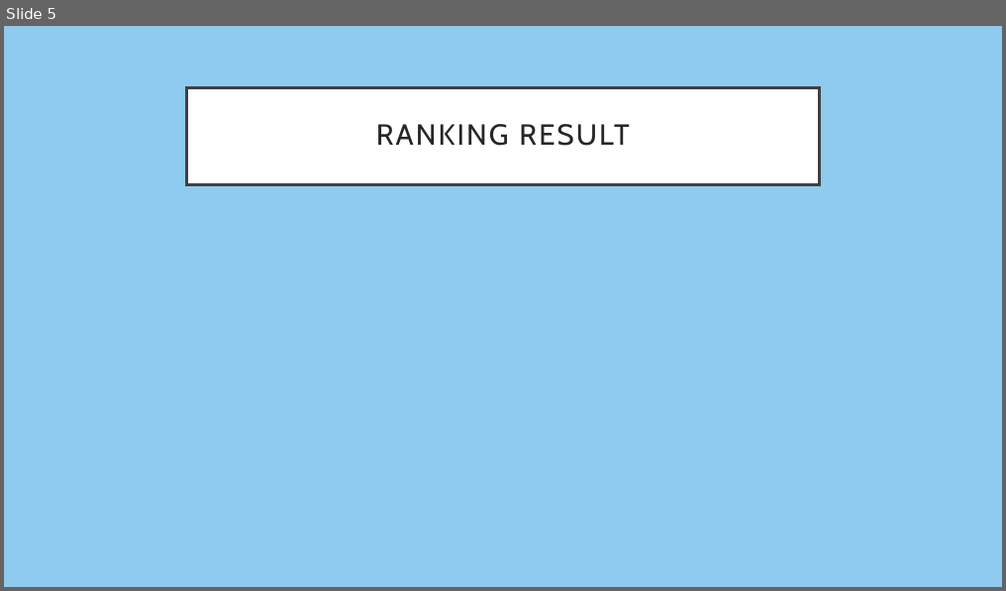
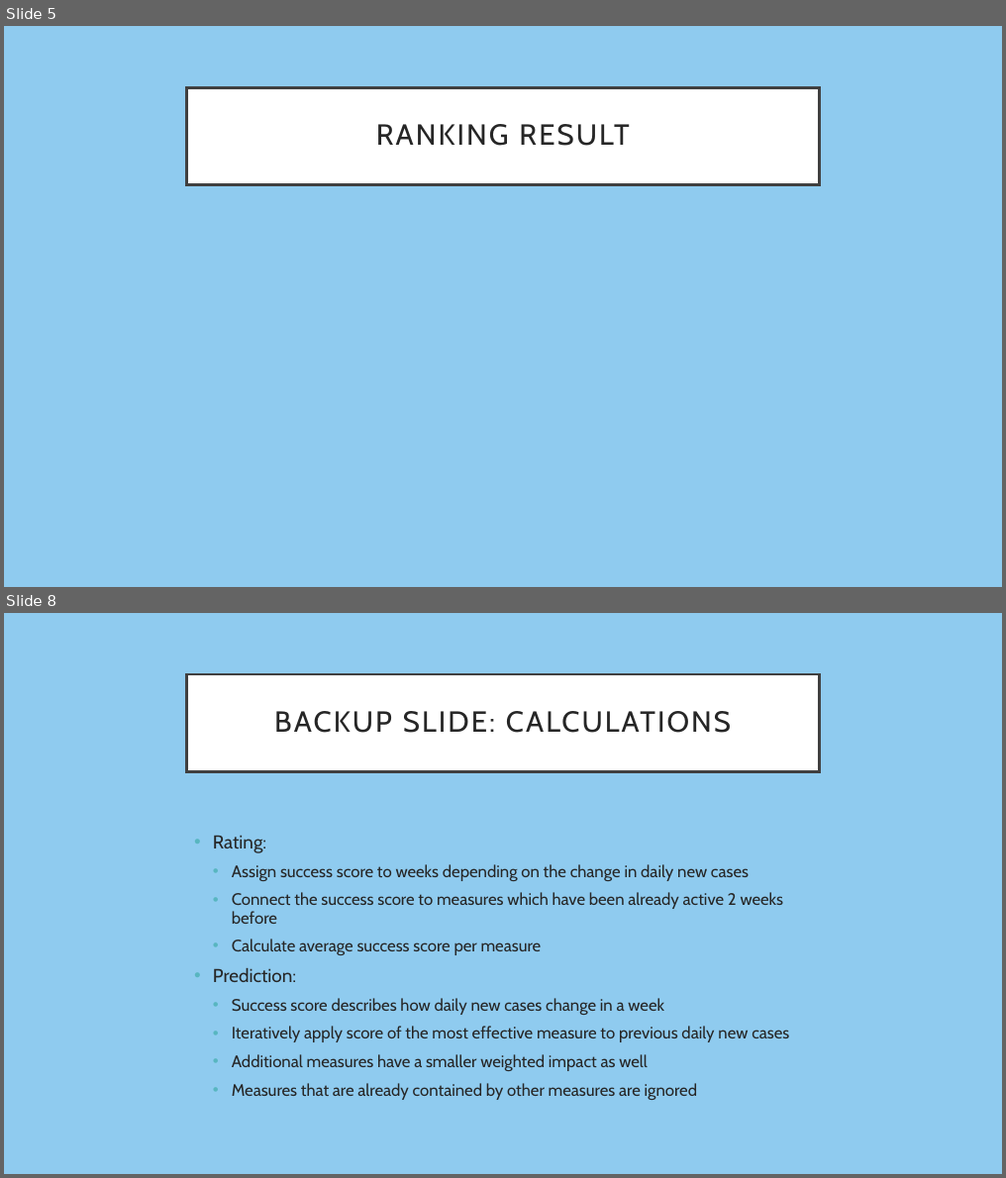
Before and after one commit to ChantalMP/All_The_Right_Measures, a slide deck: generated_data/analysis.pptx. Shown one above the other, each under a label of ours: slide 5 before the commit, slides 5 and 8 after it; the slides between them are not shown. The pictures are 1006x591 and 1006x1178 pixels, drawn with LibreOffice and Linux fonts; fonts in the diff are those of the drawing; background and template pictures are left out. Boxes give left, top, right and bottom in pixels: in the first picture for what was removed or moved away, otherwise in the second. Text is boxed around its words. In the diff, an @@ line names an element or a change of style, - is before the commit and + after.

Commit message:
- update presentation

```diff
--- a/generated_data/analysis.pptx
+++ b/generated_data/analysis.pptx
@@ slide 8 added at <box>4,613,1002,1174</box>, background #60B5E9 at 70% opacity @@
@@ rectangle added at <box>187,674,819,771</box>, fill #FFFFFF, outline #404040 2.5 pt, 28 pt, text #262626 @@
+BACKUP SLIDE: CALCULATIONS
@@ text added at <box>213,835,789,1100</box>, 16 pt, text #262626 @@
+• Rating:
+  • Assign success score to weeks depending on the change in daily new cases
+  • Connect the success score to measures which have been already active 2 weeks before
+  • Calculate average success score per measure
+• Prediction:
+  • Success score describes how daily new cases change in a week
+  • Iteratively apply score of the most effective measure to previous daily new cases
+  • Additional measures have a smaller weighted impact as well
+  • Measures that are already contained by other measures are ignored
```
Also in this commit, not shown: 1 slide changed, 1 other slide added, 1 other file.
